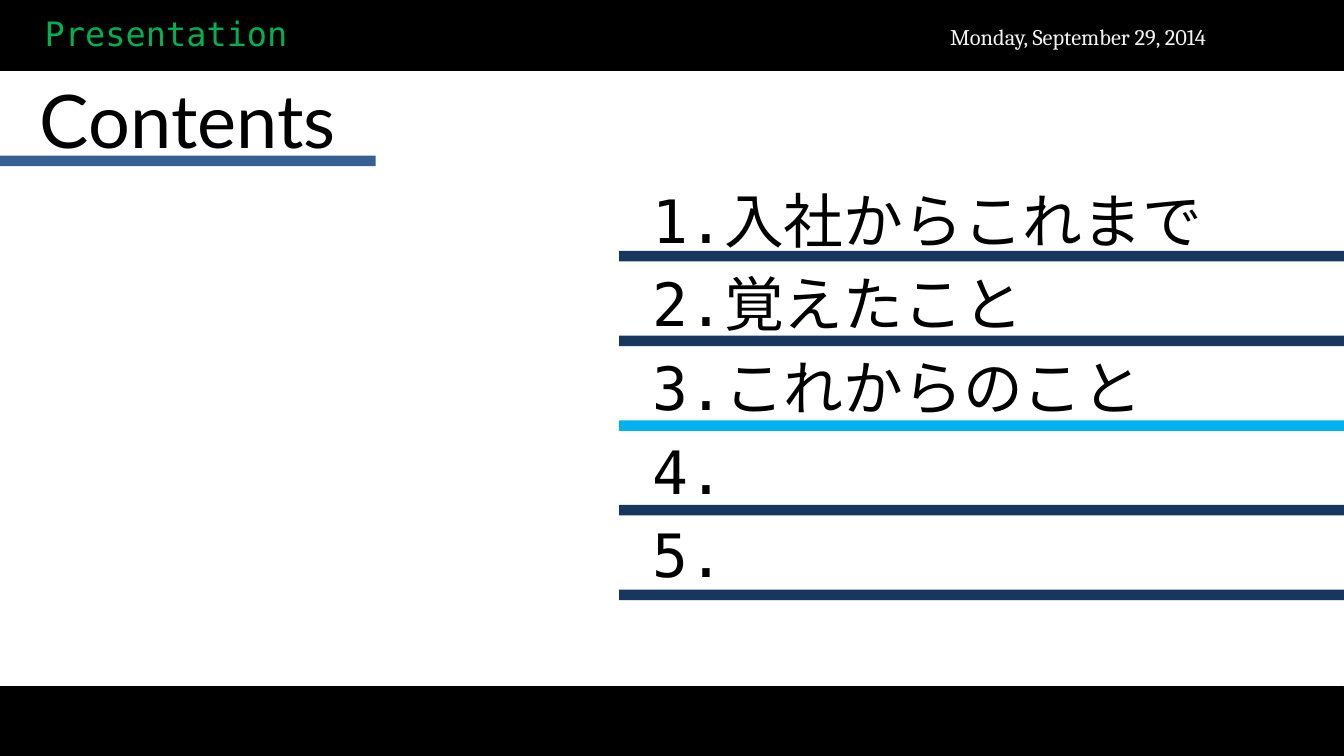
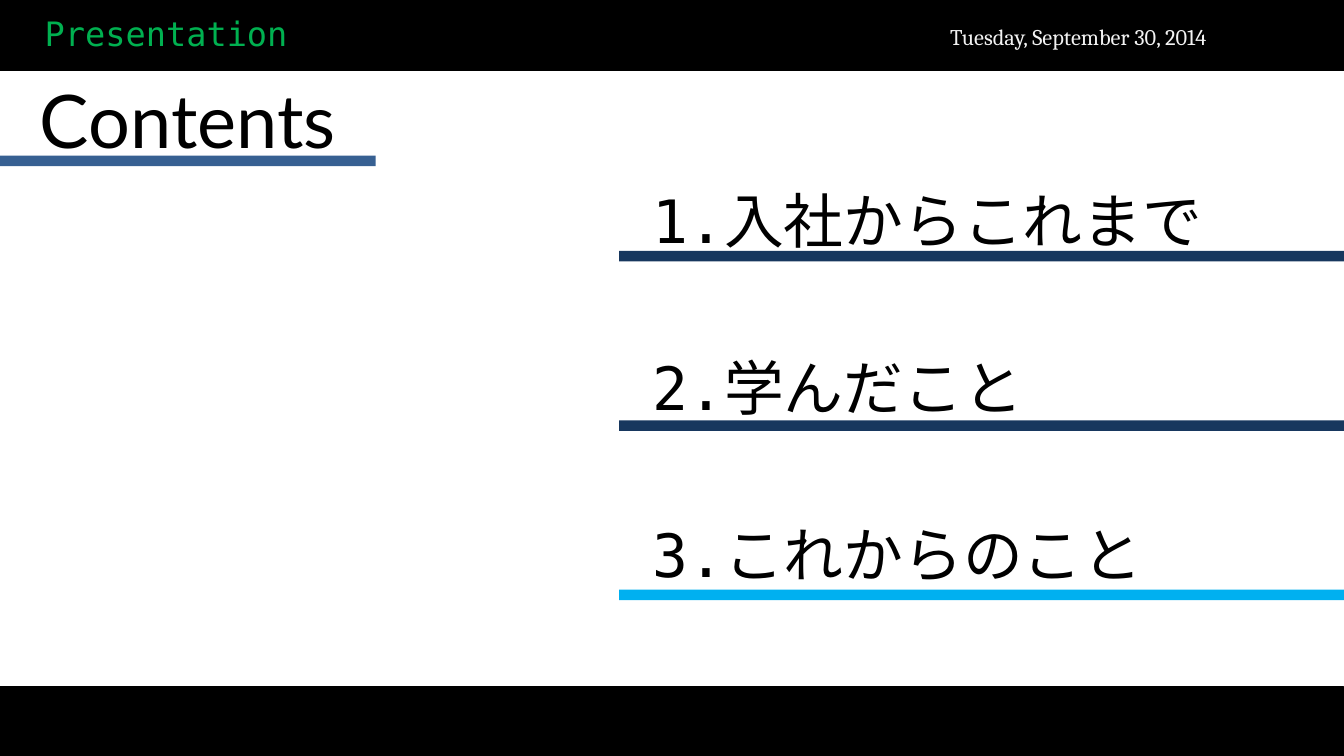
Before and after one commit to scarecrow173/Test, a slide deck: slide 18 of 試用期間終了.pptx (slide 9 before the commit). Drawn at 1344x756 pixels with LibreOffice and Linux fonts; fonts in the diff are those of the drawing; background and template pictures are left out. Boxes give left, top, right and bottom in pixels: in the first picture for what was removed or moved away, otherwise in the second. Text is boxed around its words. In the diff, an @@ line names an element or a change of style, - is before the commit and + after.

Commit message:
ppp

```diff
--- a/試用期間終了.pptx
+++ b/試用期間終了.pptx
@@ text at [950, 29, 1206, 50]: text changed @@
-Monday, September 29, 2014
+Tuesday, September 30, 2014
@@ rectangle removed at [620, 336, 1344, 347] @@
@@ text at [652, 361, 1023, 422]: text changed @@
-2.覚えたこと
+2.学んだこと
@@ rectangle at [620, 421, 1344, 431]: fill #00B0F0 to #17375E @@
@@ text at [652, 450, 724, 590]: paragraphs removed @@
-4.
-5.
@@ rectangle removed at [620, 505, 1344, 516] @@
@@ rectangle at [620, 590, 1344, 601]: fill #17375E to #00B0F0 @@
```
Also in this commit, not shown: 9 other slides changed, 10 slides added, 1 slide removed.
